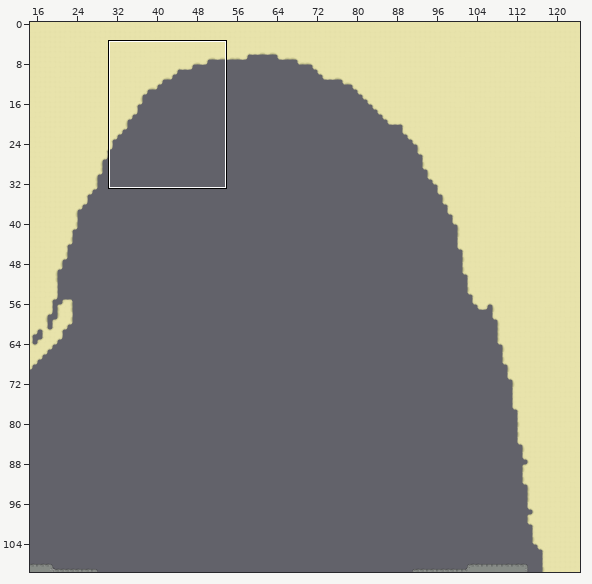
Tiled map, stored at src/tiled/garbageGulf-terrain.tmx. Above: a wide view before the commit, with the close-up outlined.
Close-up. Old version:
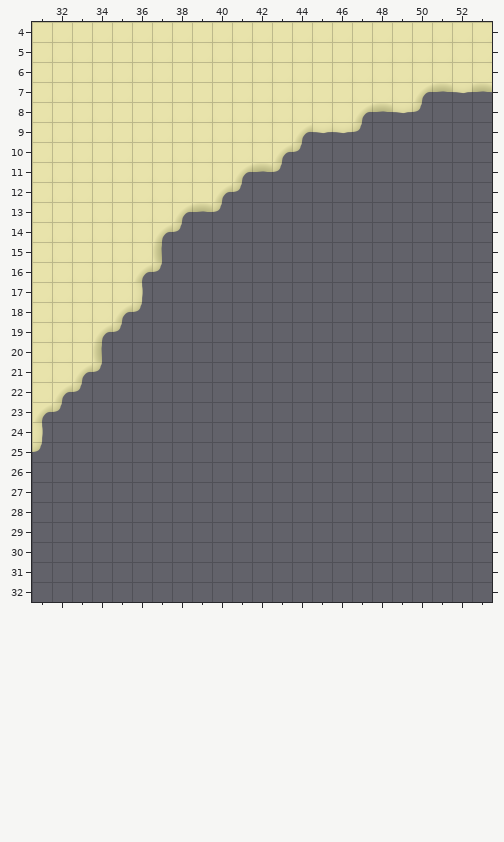
Cells are 256x256 px. Shown: x 31..53, y 4..32. The commit also changed other parts of the map, which this record leaves out.
After the commit:
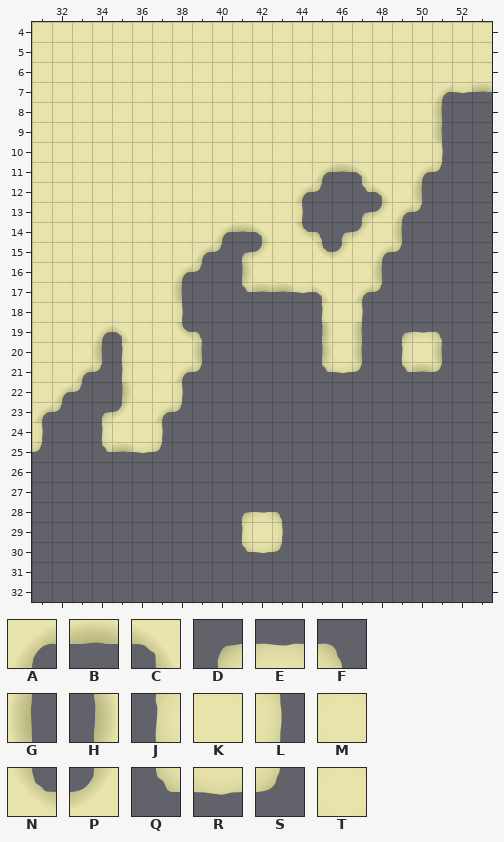
Key: from "terrain": A 0, B 1, C 2, D 3, E 4, F 5, G 12, H 14, J 15, K 16, L 17, M 22, N 24, P 26, Q 27, R 28, S 29, T 91.
_ is an empty cell.
Tiles replaced or removed in this view: A, B, G, L, R, S.
The edit:
Changed rows in their new state; . is an unchanged cell.
Layer "Tile Layer 1":
first column x 34:
 7 ................MA
 8 .............MMMMG
 9 ..........MKMKMMKG
10 .........KMMTTTMML
11 .......KMMMABCTTAS
12 ......TMMTAS.QCKG.
13 ....MMMMMML..DPAS.
14 ...MMTABCMNFDPMG..
15 ...TMASDPTTNPKAS..
16 ..TMAS.HMMKKKMG...
17 ..KTG..QBBRCMAS...
18 .MMML......JTL....
19 .CMKNF.....HMG.DEF
20 .JTMMG.....HTG.JKG
21 .JKKAS.....QRS.QBS
22 .HTKL.............
23 DPKAS.............
24 JKTL..............
25 QBRS..............
28 .......DEF........
29 .......JKL........
30 .......QRS........
Pixel boxes of the changes (left, top, right, bottom) in both close-ups:
changed: (101, 83, 450, 454)
added: (241, 511, 283, 554)
